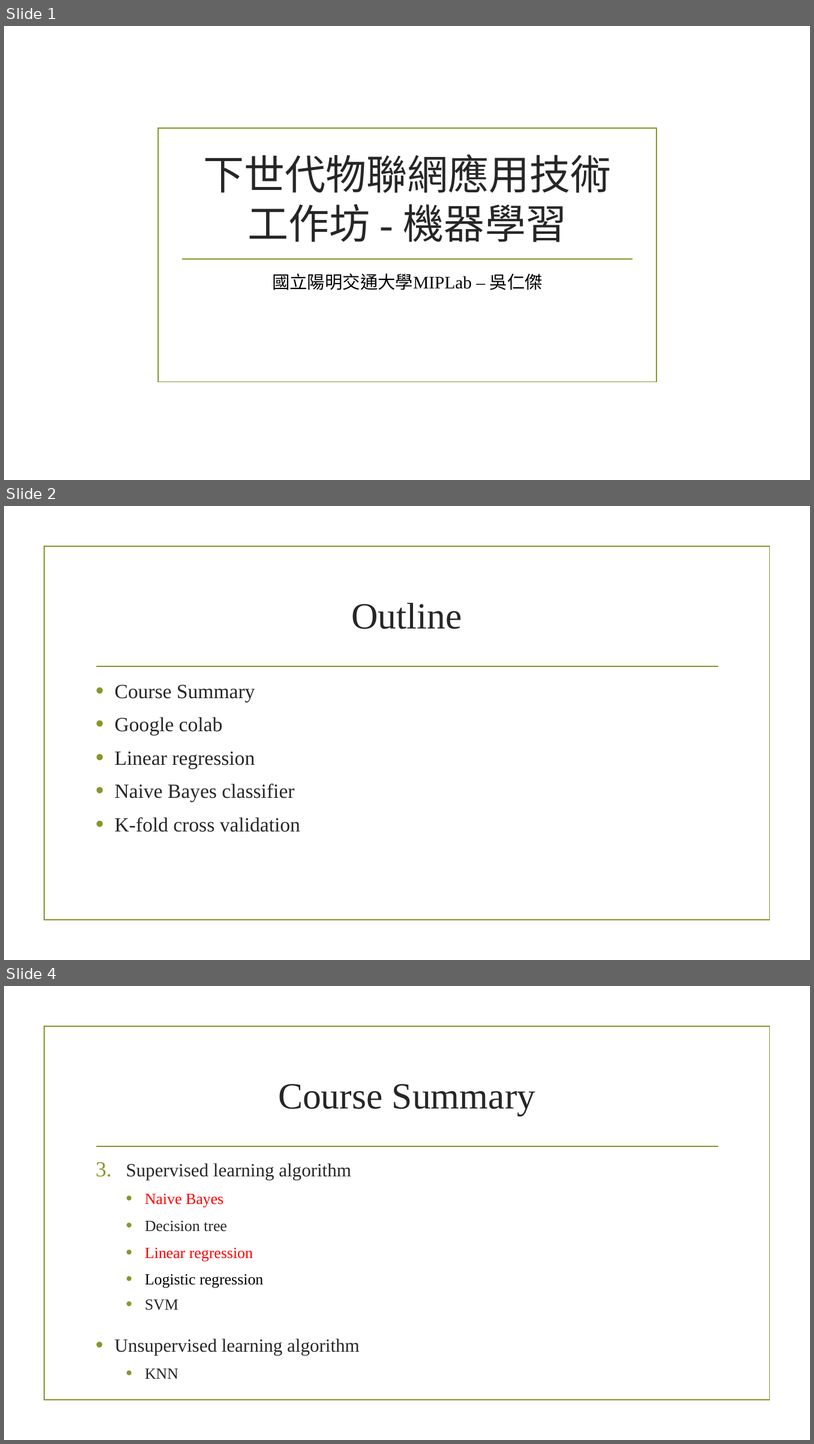
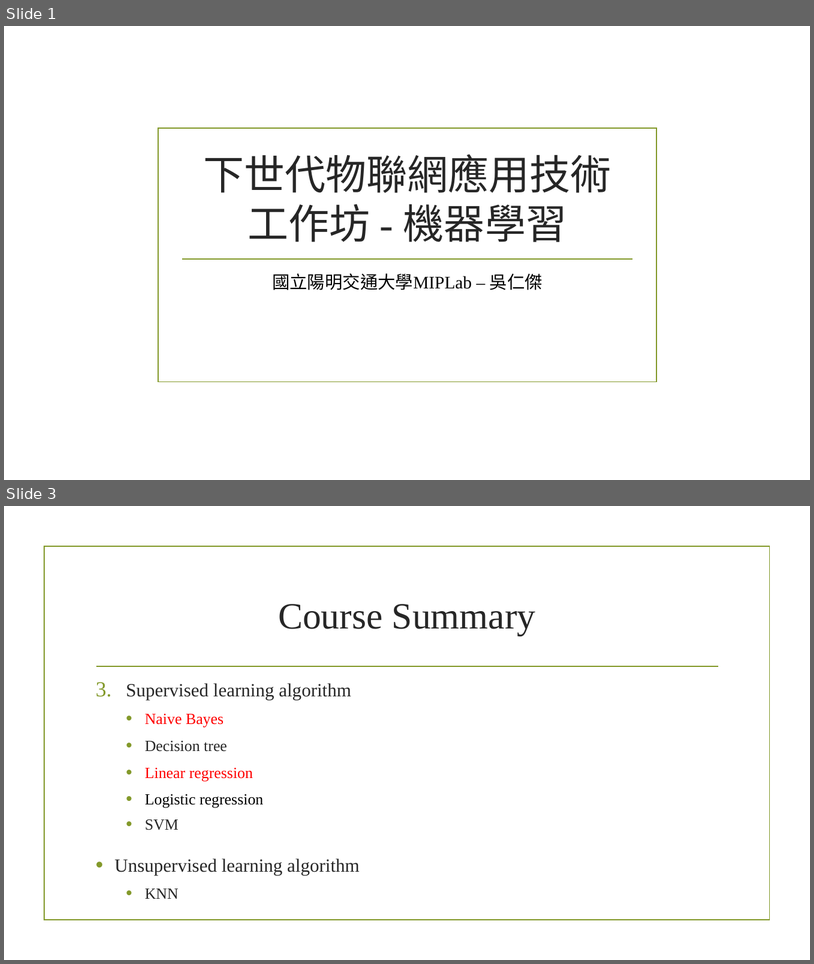
Before and after one commit to gama79530/ML_workshop, a slide deck: ML_workshop.pptx. Shown one above the other, each under a label of ours: slides 1, 2 and 4 before the commit, slides 1 and 3 after it; the slides between them are not shown. The pictures are 814x1444 and 814x964 pixels, drawn with LibreOffice and Linux fonts; fonts in the diff are those of the drawing; background and template pictures are left out. Boxes give left, top, right and bottom in pixels: in the first picture for what was removed or moved away, otherwise in the second. Text is boxed around its words. In the diff, an @@ line names an element or a change of style, - is before the commit and + after.

```diff
--- a/ML_workshop.pptx
+++ b/ML_workshop.pptx
@@ slide 2 removed at [4,506,810,960], background picture (left out); not listed: 2 template elements that a slide beside it also shows @@
@@ title removed at [352,603,463,629] @@
-Outline
@@ text removed at [114,684,300,832] @@
-• Course Summary
-• Google colab
-• Linear regression
-• Naive Bayes classifier
-• K-fold cross validation
@@ what was slide 4 is now slide 3 @@
```
Also in this commit, not shown: 2 slides changed, 3 slides added, 1 other file.
